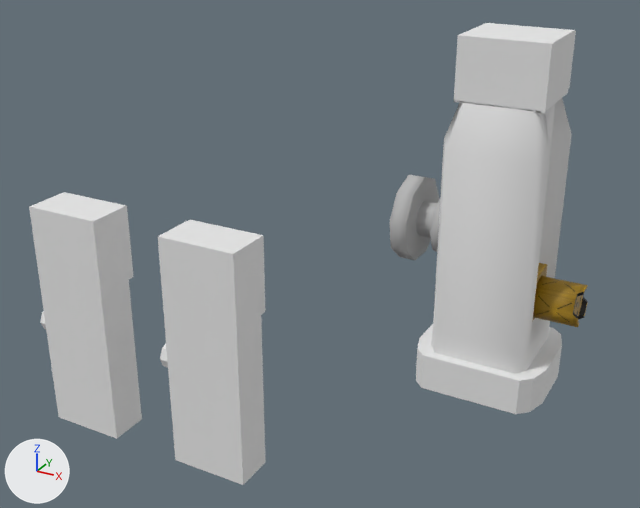
What one commit did to the Blender file Assets/homestead/models/chargerpad.blend.
One viewpoint serves both versions: a 50 mm lens placed at (0.7, -2.366, 1.35), pointed at (-0.487, -0.207, 0.271). Lighting does not change. The marker at lower left points along +X, +Y and +Z.

Names of what the first picture shows: 'charger', 'chargerBase', 'pipe', 'powereedBlankCabinet', 'socket', 'unpoweredBlankCabinet'.
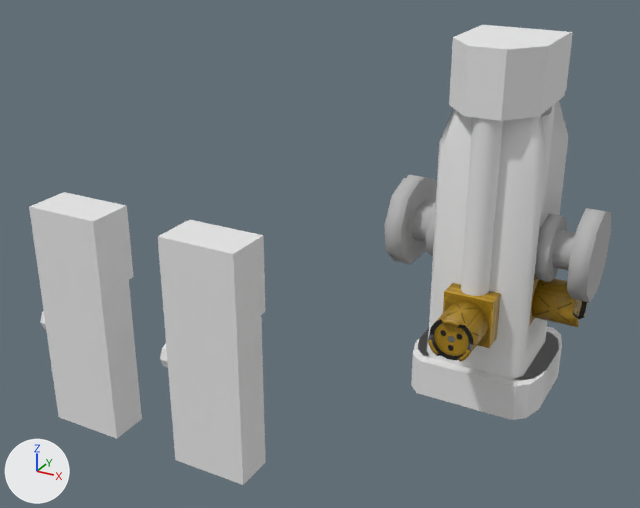
Commit message: New rover station mesh

The edits, one by one:
Mesh me_cube_007 is new.
It has 116 vertices, 89 faces and spans x -0.149..0.149, y -0.242..0.115, z -0.896..0.153.
It uses material mat_material (its picture is missing).
Mesh me_cube_009 is new.
It has 96 vertices, 62 faces and spans x -0.17..0.17, y -0.116..0.105, z -0.08..0.808.
It uses material mat_material (its picture is missing).
Mesh me_cylinder_000 is new.
It has 306 vertices, 212 faces and spans x -0.261..0.261, y -0.256..0.798, z -1.124..0.057.
Faces by material slot: [40, 172].
It uses material mat_metal_1_001 (its picture is missing).
It uses material mat_metal_1 (its picture is missing).
Object 'charger' (ob_charger) is now hidden.
Object 'stationSocket' (ob_stationsocket) is new; it shows a copy of the mesh of ob_socket.
Its parent is ob_roverbase.
Its matrix parent inverse is Matrix(((1.0, 0.0, 0.0, 0.0), (0.0, 1.0, 0.0, -0.0344), (0.0, 0.0, 1.0, -0.786), (0.0, 0.0, 0.0, 1.0))).
Its location is (0.00099, -0.331, 0.185).
Its rotation in degrees is (0, 0, -90).
Its scale is (0.071, 0.071, 0.071).
Object 'roverBase' (ob_roverbase) is new; it shows me_cube_007.
Its location is (0.0, 0.0, 0.786).
Object 'stationBase' (ob_stationbase) is new; it shows me_cube_009.
Its parent is ob_roverbase.
Its matrix parent inverse is Matrix(((1.0, 0.0, 0.0, 0.0), (0.0, 1.0, 0.0, -0.0344), (0.0, 0.0, 1.0, -0.786), (0.0, 0.0, 0.0, 1.0))).
Its location is (0.0, -0.00099, -0.0334).
Its scale is (1.18, 1.72, 1.0).
Object 'doubleBentPipe' (ob_doublebentpipe) is new; it shows me_cylinder_000.
Its parent is ob_roverbase.
Its matrix parent inverse is Matrix(((1.0, 0.0, 0.0, 0.0), (0.0, 1.0, 0.0, -0.0344), (0.0, 0.0, 1.0, -0.786), (0.0, 0.0, 0.0, 1.0))).
Its location is (-0.267, -0.00157, 0.368).
Its rotation in degrees is (270, 180, 90).
Its scale is (0.5, 0.5, 0.5).

Location of each change, (x1, y1, x2, y2) in pixels of the pictures (640 x 508 px):
'charger', hidden: before (431, 23, 576, 373)
'roverBase', added: after (427, 25, 573, 379)
'stationBase', added: after (411, 117, 559, 420)
'doubleBentPipe', added: after (385, 106, 611, 303)
    faces in mat_metal_1_001 (its picture is missing): (385, 178, 611, 303)
    faces in mat_metal_1 (its picture is missing): (426, 106, 567, 282)
'stationSocket', added (yellow): after (428, 283, 501, 362)
'chargerBase', unchanged, covered by the edit: before (416, 104, 562, 414); after (417, 104, 562, 400)
'pipe', unchanged, covered by the edit: before (390, 175, 440, 260); after (406, 175, 437, 260)
